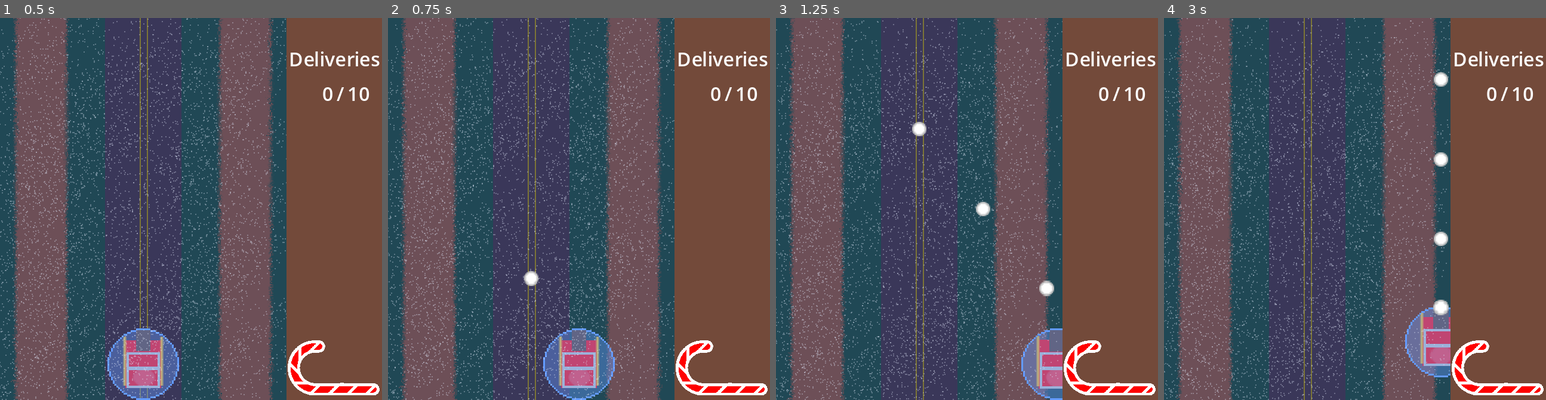
Above: before the commit, frames 1-4 (left to right).
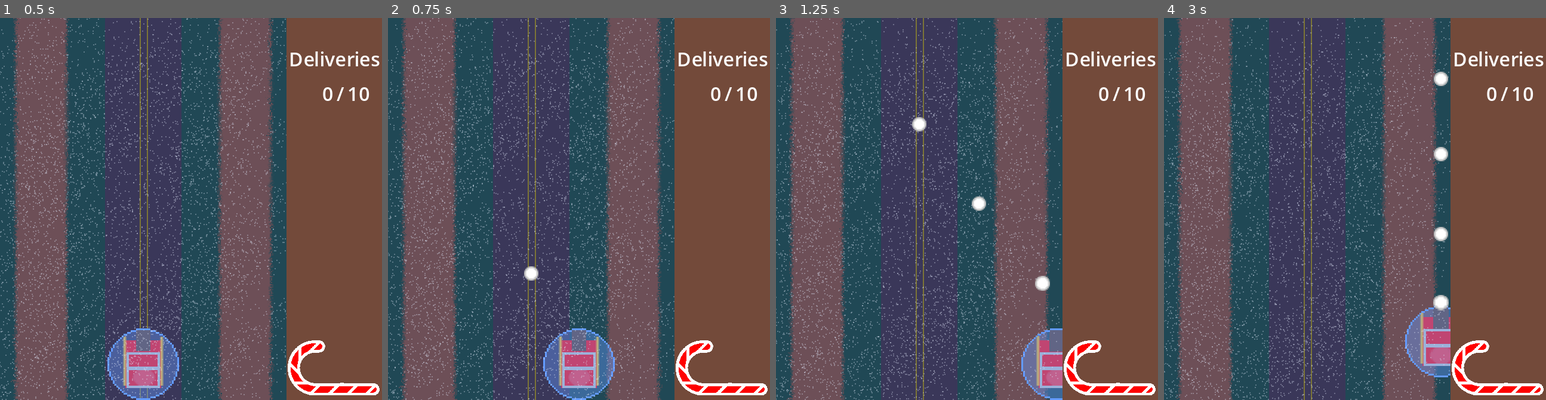
Above: after the commit, the same moments.

Repository: Zoidmania/gdex-2023-winter
Game: Godot game, scene res://stages/stage_north_america.tscn
Two runs of this game, one before a commit and one after it. Both use one fixed random seed, a clock stepped at 60 frames per second and the inputs below. The engine's default icon, where the game draws it, is replaced by a stand-in: a white triangle on a blue panel in a dark square.
Inputs:
- Up to frame 1 (0.5 s): no input
- Up to frame 2 (0.75 s): tap Enter at 0.5 s; hold Right (santa_move_right) from 0.53 s (still down); hold Space (santa_shoot) from 0.53 s (still down)
- Up to frame 3 (1.25 s): keep holding Right (santa_move_right); keep holding Space (santa_shoot)
- Up to frame 4 (3 s): release Right (santa_move_right) at 1.28 s; release Space (santa_shoot) at 1.28 s; hold Down (santa_move_down) 1.28-2.03 s; tap Shift (santa_land_or_take_off) at 1.35 s; tap Space (santa_shoot) at 1.55, 2.85 s; hold Right (santa_move_right) 2.03-2.78 s; hold Space (santa_shoot) 2.03-2.78 s; hold Up (santa_move_up) from 2.78 s (still down)

Frame 1 is identical in both runs. In frame 2, 0.1% of the frame differs, in the area x 35-40%, y 65-71%; in frame 3, 0.5%, in the area x 35-75%, y 25-98%; in frame 4, 0.5%.

Commit message:
switch to _input

Diff:
--- a/src/weapons/weapon.gd
+++ b/src/weapons/weapon.gd
@@ -29,19 +29,19 @@
     cooldown_timer.wait_time = fire_rate
 
 
-## Called every frame. 'delta' is the elapsed time since the previous frame.
-func _process(delta: float) -> void:
+## Called on input events.
+func _input(event: InputEvent) -> void:
 
-    if Input.is_action_just_pressed("santa_shoot"):
+    if event is InputEventKey and event.is_action_pressed("santa_shoot"):
 
         if not cooldown_timer.is_stopped():
             await cooldown_timer.timeout
+        else:
+            fire_projectile()
+            fire_rate_timer.start()
+            cooldown_timer.start()
 
-        fire_projectile()
-        fire_rate_timer.start()
-        cooldown_timer.start()
-
-    if Input.is_action_just_released("santa_shoot"):
+    elif event is InputEventKey and event.is_action_released("santa_shoot"):
         fire_rate_timer.stop()
 
 
